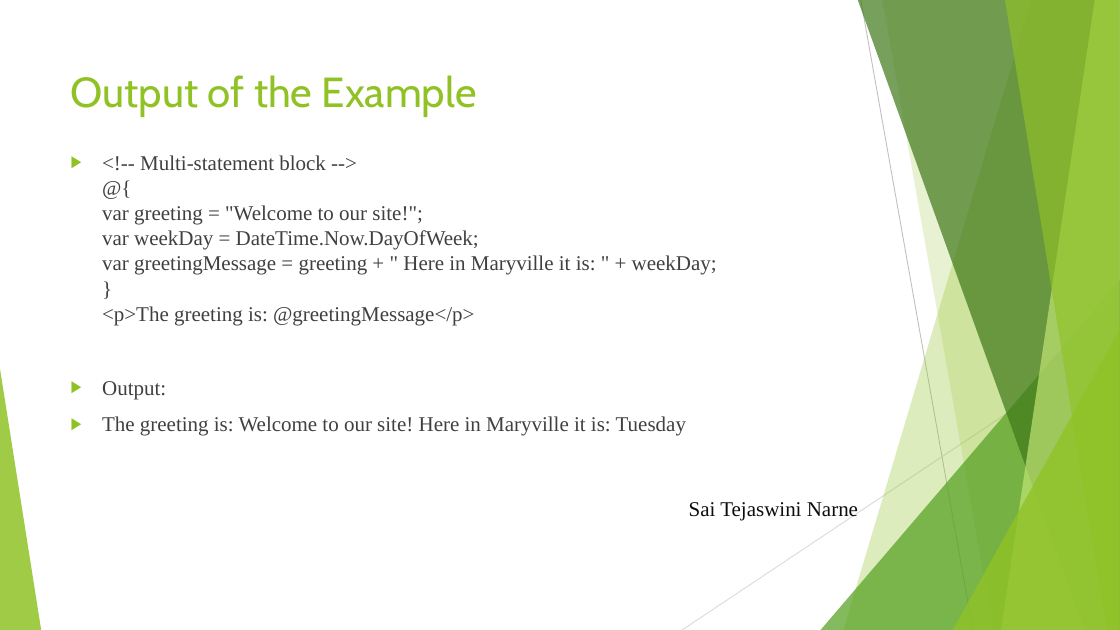
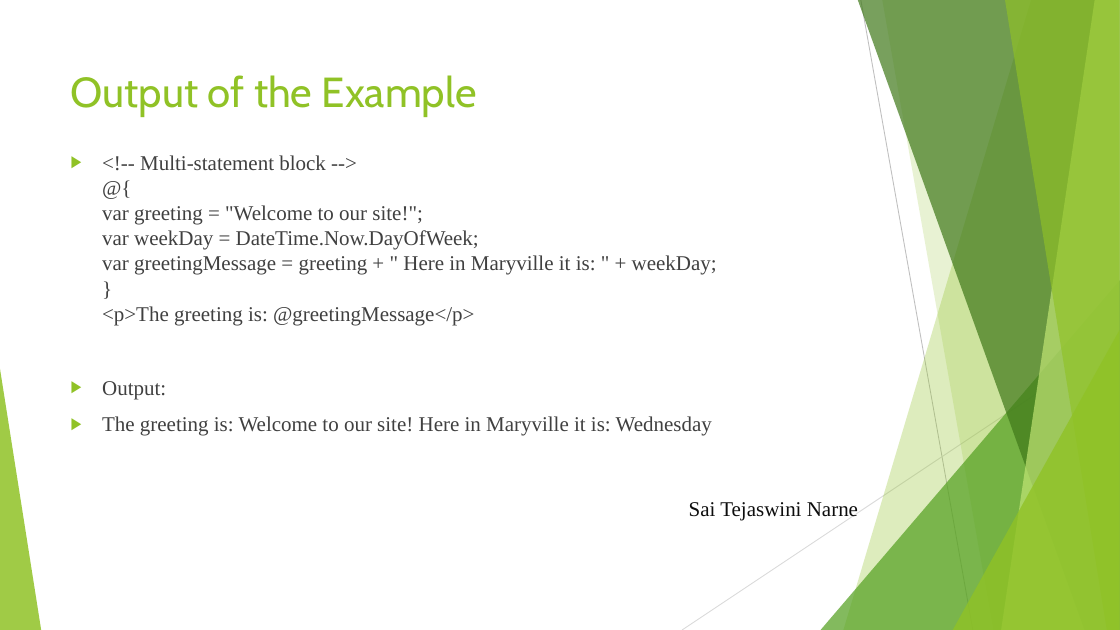
Before and after one commit to Harika1995/Razor-Views, a slide deck: slide 11 of Razor views.pptx. Drawn at 1120x630 pixels with LibreOffice and Linux fonts; fonts in the diff are those of the drawing. Boxes give left, top, right and bottom in pixels: in the first picture for what was removed or moved away, otherwise in the second. Text is boxed around its words. In the diff, an @@ line names an element or a change of style, - is before the commit and + after.

```diff
--- a/Razor views.pptx
+++ b/Razor views.pptx
@@ text at (102,416,712,436): text changed @@
-▶ The greeting is: Welcome to our site! Here in Maryville it is: Tuesday
+▶ The greeting is: Welcome to our site! Here in Maryville it is: Wednesday
```
Also in this commit, not shown: 1 other file.
